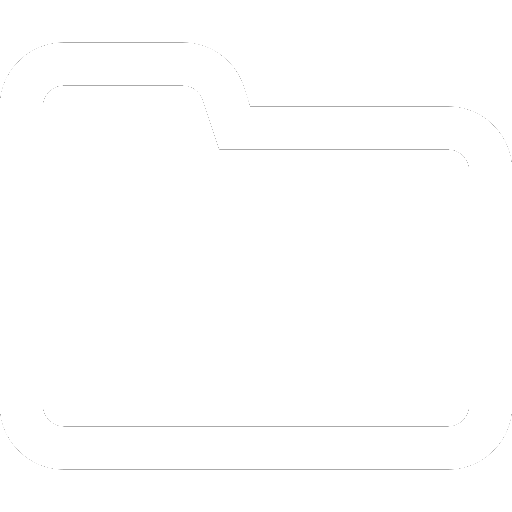
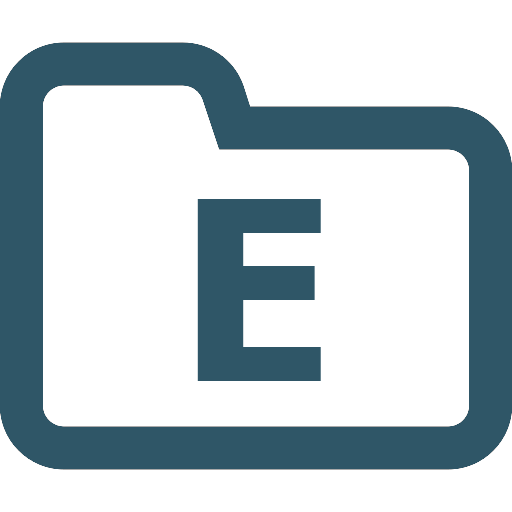
Layered file, before and after one edit (512x512). Changes by layer:
hid group "Task (light)" (6 layers) over (0, 43, 512, 469)
hid "P" over (197, 199, 321, 381)
showed group "Task" (6 layers) over (0, 43, 512, 469)
added layer "E #1" in group "Task" over (197, 199, 321, 381)
